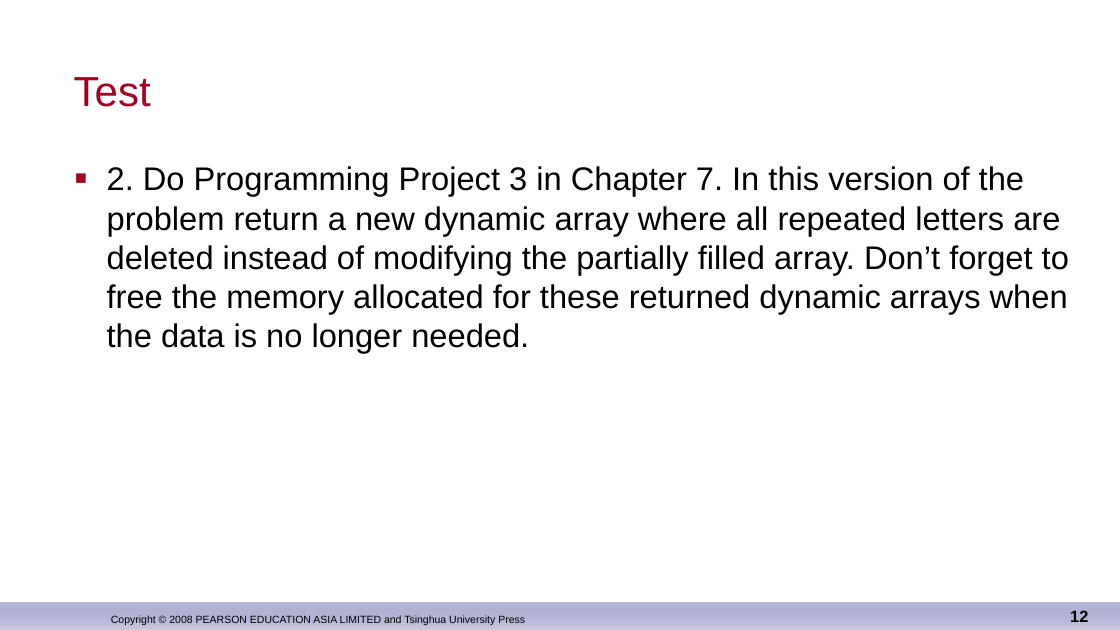
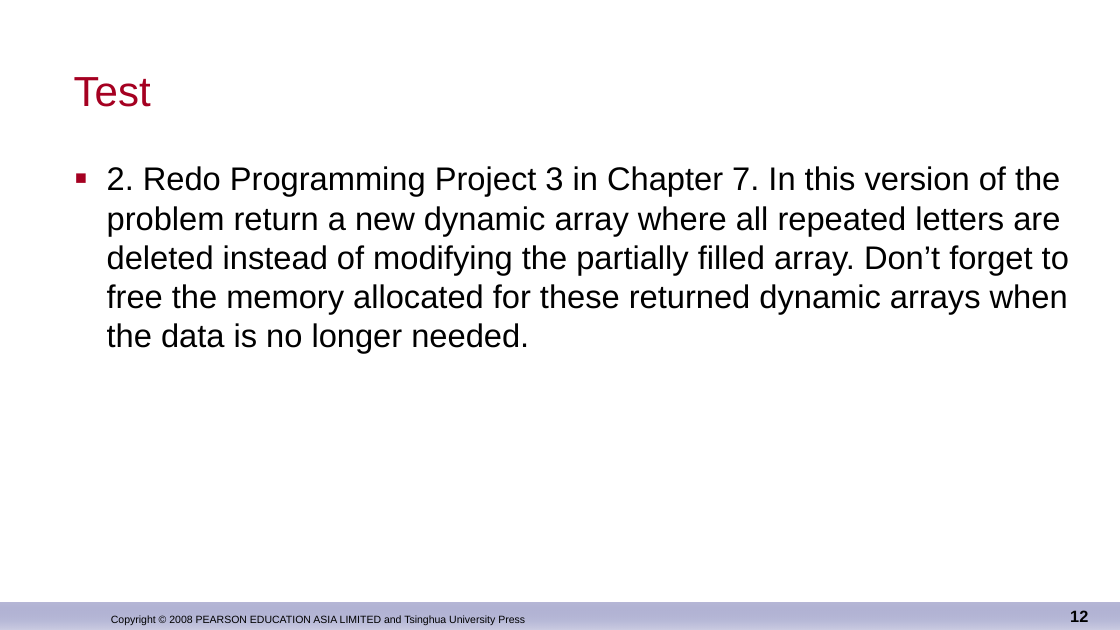
Before and after one commit to djuanbei/CPLUSPLUS, a slide deck: slide 12 of ppt/chapter 9.pptx. Drawn at 1120x630 pixels with LibreOffice and Linux fonts; fonts in the diff are those of the drawing; background and template pictures are left out. Boxes give left, top, right and bottom in pixels: in the first picture for what was removed or moved away, otherwise in the second. Text is boxed around its words. In the diff, an @@ line names an element or a change of style, - is before the commit and + after.

```diff
--- a/ppt/chapter 9.pptx
+++ b/ppt/chapter 9.pptx
@@ text at bbox=[107, 166, 1069, 353]: text changed @@
-■ 2. Do Programming Project 3 in Chapter 7. In this version of the problem return a new dynamic array where all repeated letters are deleted instead of modifying the partially filled array. Don’t forget to free the memory allocated for these returned dynamic arrays when the data is no longer needed.
+■ 2. Redo Programming Project 3 in Chapter 7. In this version of the problem return a new dynamic array where all repeated letters are deleted instead of modifying the partially filled array. Don’t forget to free the memory allocated for these returned dynamic arrays when the data is no longer needed.
```
Also in this commit, not shown: 7 other files.
